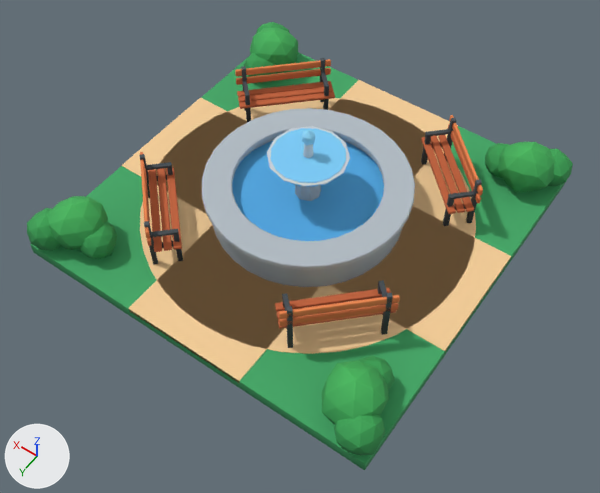
A saved change to the glTF model modelos/parque/losetas/plaza_fuente.glb.
Before and after are seen from a camera (50 mm lens) standing at (-4.82, 6.95, 10.07) and looking at (-0.38, 0.74, 0.31). The lights are fixed; the arrows at lower left show +X, +Y and +Z. The picture after the commit comes second.

Objects in the first picture: 'plaza_fuente'.
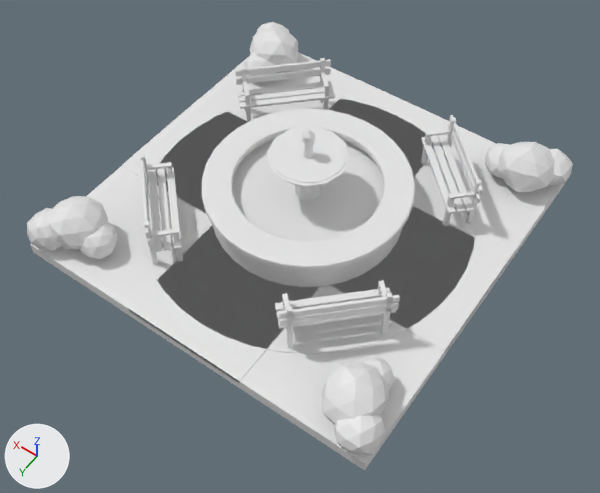
The change, as a diff of the scene's bpy script:
```diff
--- a/modelos/parque/losetas/plaza_fuente.glb.py
+++ b/modelos/parque/losetas/plaza_fuente.glb.py
@@ me_plaza_fuente @@
 me_plaza_fuente.from_pydata(...)  # 3260 vertices, 6188 faces; spans x -3.08..3.08, y -3.08..3.08, z 0.0..1.89
-me_plaza_fuente.materials.append(mat_parque)
```

Pixel boxes [x1, y1, x2, y2] of what changed, in the pictures (600 x 493 px):
'plaza_fuente', recoloured (lighter): [27, 22, 573, 470] in both
